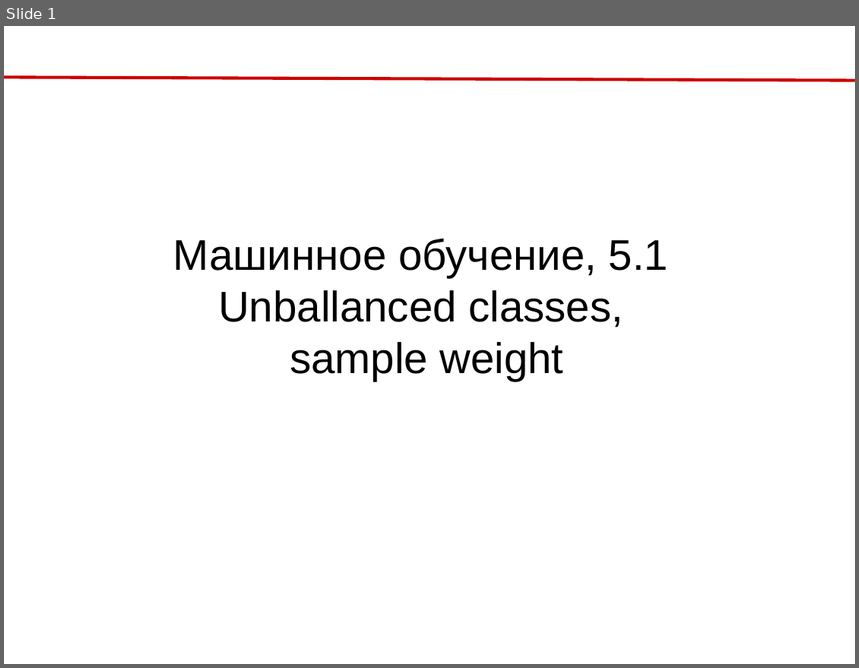
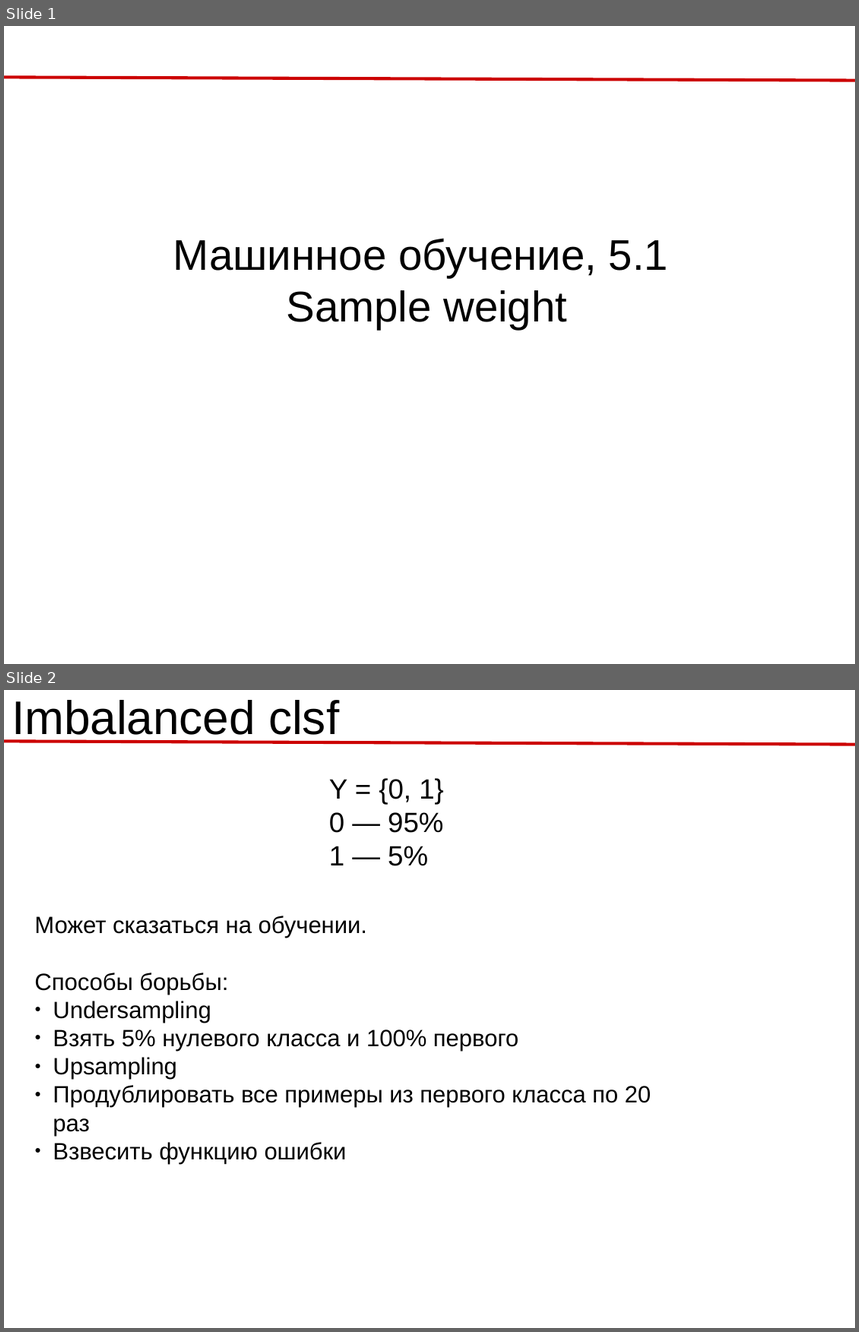
Before and after one commit to rykachevskiy/239, a slide deck: 5.Ensembles/5.1.Imballanced_clf,_sample_weight.odp. Shown one above the other, each under a label of ours: slide 1 before the commit, slides 1 and 2 after it. The pictures are 859x668 and 859x1332 pixels, drawn with LibreOffice and Linux fonts; fonts in the diff are those of the drawing. Boxes give left, top, right and bottom in pixels: in the first picture for what was removed or moved away, otherwise in the second. Text is boxed around its words. In the diff, an @@ line names an element or a change of style, - is before the commit and + after.

```diff
--- a/5.Ensembles/5.1.Imballanced_clf,_sample_weight.odp
+++ b/5.Ensembles/5.1.Imballanced_clf,_sample_weight.odp
@@ slide 2 added at [4,690,855,1328], background #FFFFFF; not listed: 1 template element that a slide beside it also shows @@
@@ title added at [12,700,339,743], 44 pt, text #000000 @@
+Imbalanced clsf
@@ line added from (4, 741) to (855, 744), #CC0000 2.3 pt @@
@@ text added at [329,778,444,866], 26 pt, text #000000 @@
+Y = {0, 1}
+0 — 95%
+1 — 5%
@@ text added at [34,916,651,1164], 22 pt, text #000000 @@
+Может сказаться на обучении.
+Способы борьбы:
+● Undersampling
+● Взять 5% нулевого класса и 100% первого
+● Upsampling
+● Продублировать все примеры из первого класса по 20 раз
+● Взвесить функцию ошибки
@@ slide 1 changed as well @@
@@ text at [286,290,567,329]: text changed @@
-Unballanced classes,
-sample weight
+Sample weight
```
Also in this commit, not shown: 2 other slides added, 1 slide removed, 4 other files.
